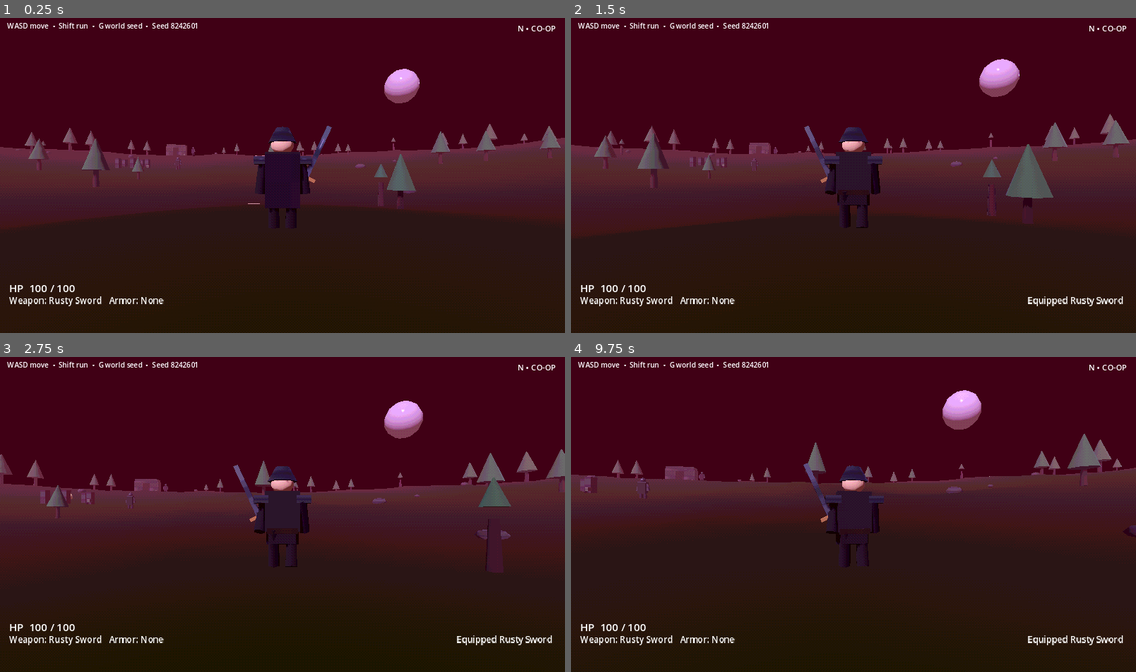
Above: before the commit, frames 1-4 (two rows, left to right).
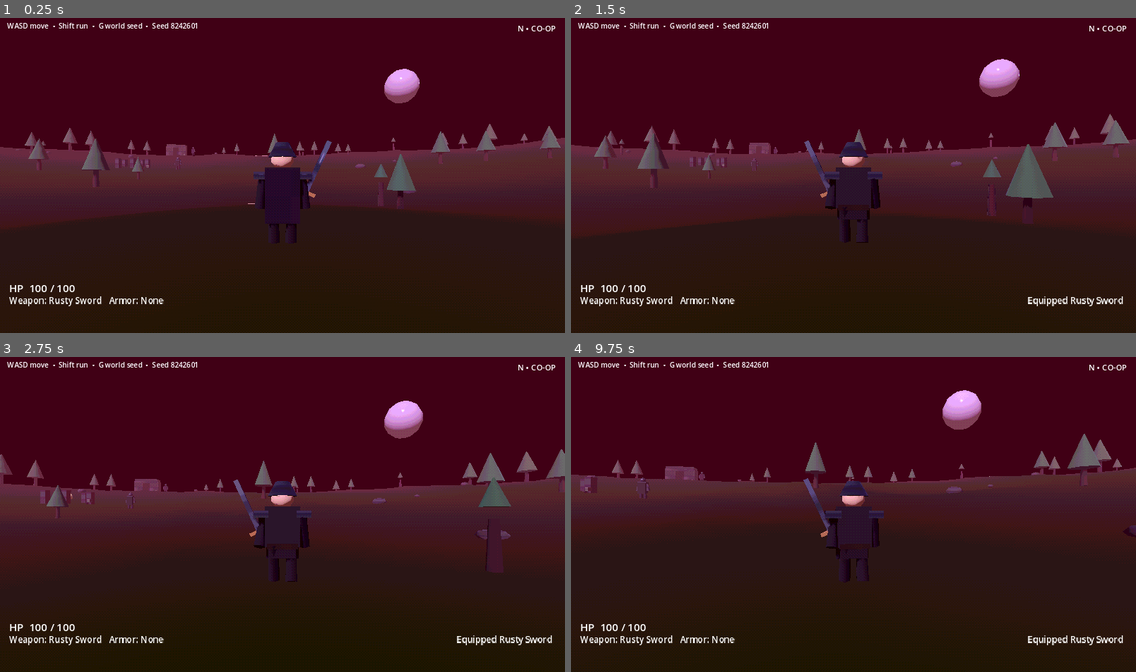
Above: after the commit, the same moments.

Repository: jasonjllind-cpu/aispel
Game: Godot game, scene res://main.tscn
Two runs of this game, one before a commit and one after it. Both use one fixed random seed, a clock stepped at 60 frames per second and the inputs below.
Inputs (mouse positions are in pixels of both pictures, inside the frame that each line leads up to):
- Up to frame 1 (0.25 s): no input
- Up to frame 2 (1.5 s): tap Enter at 0.5 s; move the mouse to (881, 172) at 0.52 s; press the mouse at (881, 172) at 0.53 s; hold W (move_forward) from 0.53 s (still down); tap Space (jump) at 0.77 s; move the mouse to (825, 175) at 1.27 s; release the mouse at (825, 175) at 1.28 s; tap R (equip_next) at 1.35 s
- Up to frame 3 (2.75 s): keep holding W (move_forward); tap Space (jump) at 1.52 s; move the mouse to (293, 508) at 2.02 s; hold E (interact) from 2.03 s (still down)
- Up to frame 4 (9.75 s): move the mouse to (847, 517) at 2.77 s; release E (interact) at 2.78 s; tap Shift (sprint) at 2.85, 8.85 s; tap Space (jump) at 3.02, 3.77, 4.52, 6.02, 6.77 s; move the mouse to (893, 517) at 3.52 s; tap N at 3.6, 9.6 s; move the mouse to (684, 467) at 4.27 s; release W (move_forward) at 4.28 s; hold A (move_left) 4.28-5.03 s; tap 1 at 4.35 s; move the mouse to (881, 514) at 5.02 s; hold S (move_back) 5.03-5.78 s; tap 2 at 5.1 s; move the mouse to (768, 432) at 5.77 s; hold D (move_right) 5.78-6.53 s; tap 3 at 5.85 s; move the mouse to (977, 498) at 6.52 s; press the mouse at (977, 498) at 6.53 s; hold W (move_forward) 6.53-7.28 s; move the mouse to (740, 530) at 7.27 s; release the mouse at (740, 530) at 7.28 s; hold D (move_right) 7.28-8.03 s; tap R (equip_next) at 7.35 s; move the mouse to (910, 445) at 8.02 s; hold S (move_back) 8.03-8.78 s; hold E (interact) 8.03-8.78 s; move the mouse to (825, 577) at 8.77 s; hold A (move_left) 8.78-9.53 s; move the mouse to (1023, 561) at 9.52 s; hold W (move_forward) from 9.53 s (still down)

The runs differ from the first frame. In frame 1, 1.1% of the frame differs, in the area x 44-59%, y 34-72%; in frame 2, 1.2%, in the area x 41-56%, y 34-72%; in frame 3, 1.1%; in frame 4, 0.9%.

Commit message:
Reset player visual after heightmap collision fix

Diff:
--- a/scripts/player.gd
+++ b/scripts/player.gd
@@ -13,7 +13,7 @@
 @export var attack_range := 2.8
 @export var attack_cooldown := 0.52
 @export var max_health := 100
-@export var visual_ground_clearance := 0.42
+@export var visual_ground_clearance := 0.08
 
 var gravity := 18.0
 var health := 100
